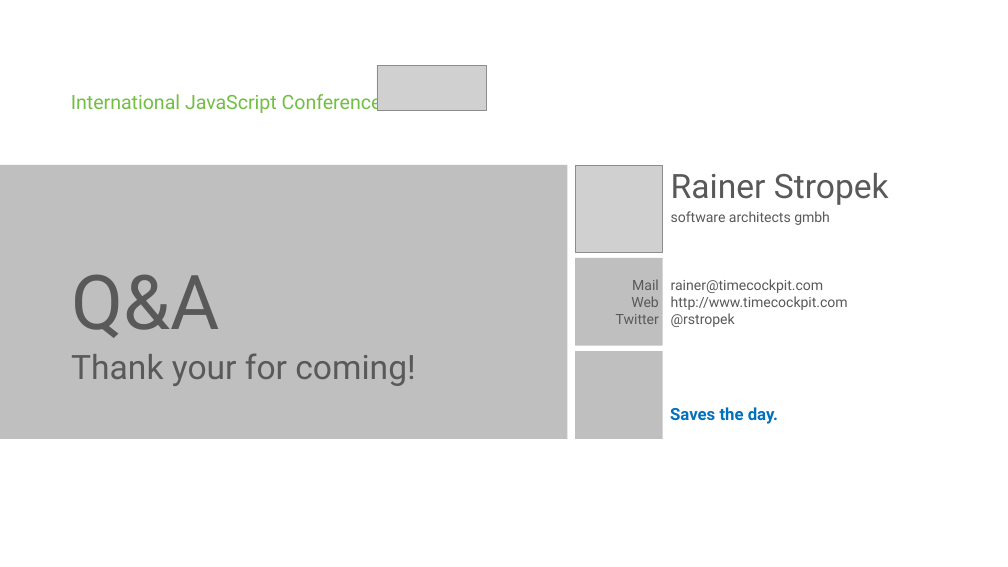
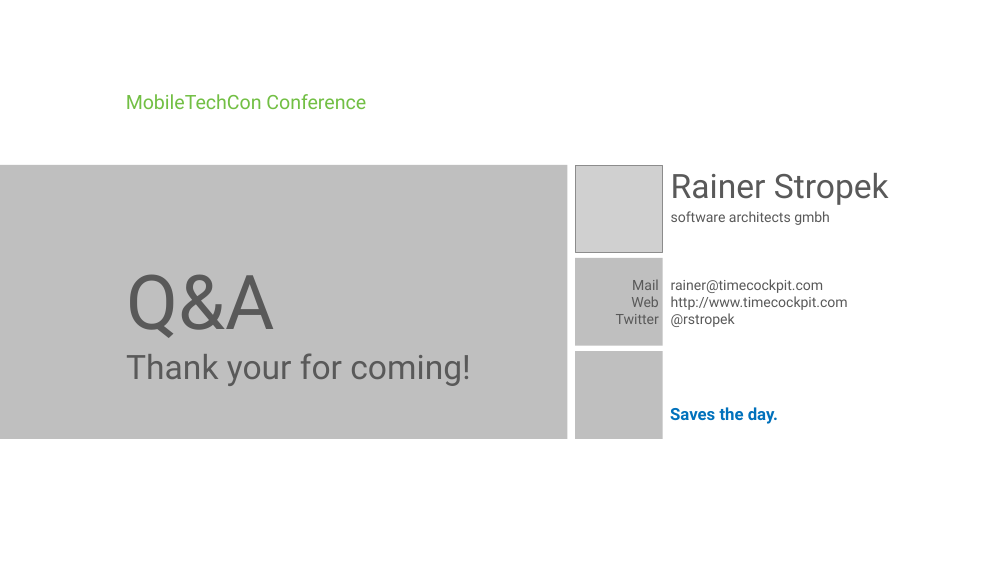
Before and after one commit to rstropek/Samples, a slide deck: slide 12 of AsyncAngular/Slides/AsyncServerless.pptx. Drawn at 1008x567 pixels with LibreOffice and Linux fonts; fonts in the diff are those of the drawing; grey boxes stand for pictures; background and template pictures are left out. Boxes give left, top, right and bottom in pixels: in the first picture for what was removed or moved away, otherwise in the second. Text is boxed around its words. In the diff, an @@ line names an element or a change of style, - is before the commit and + after.

```diff
--- a/AsyncAngular/Slides/AsyncServerless.pptx
+++ b/AsyncAngular/Slides/AsyncServerless.pptx
@@ picture removed at [377,65,487,110] @@
@@ text at [126,94,366,109]: text changed @@
-International JavaScript Conference
+MobileTechCon Conference
@@ title "Q&A": place and size @@
-title "Q&A" at [71,274,219,338]
+title "Q&A" at [126,274,274,338]
@@ text "Thank your for coming!": place and size @@
-text "Thank your for coming!" at [71,353,415,386]
+text "Thank your for coming!" at [126,353,470,386]
```
Also in this commit, not shown: 1 other slide changed, 32 other files.
